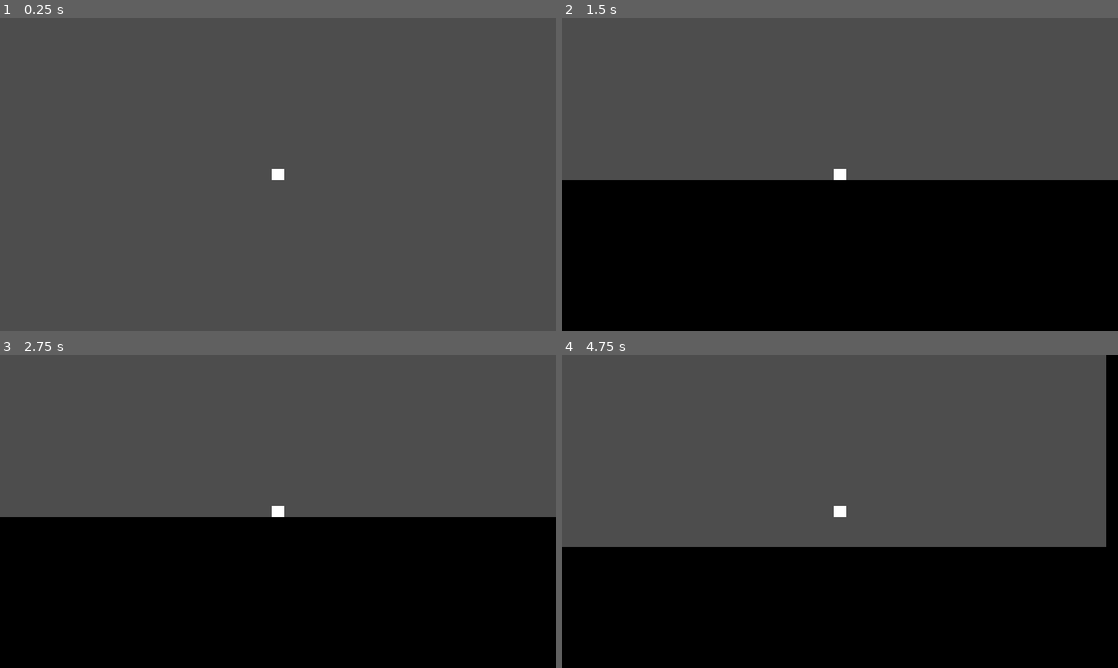
Above: before the commit, frames 1-4 (two rows, left to right).
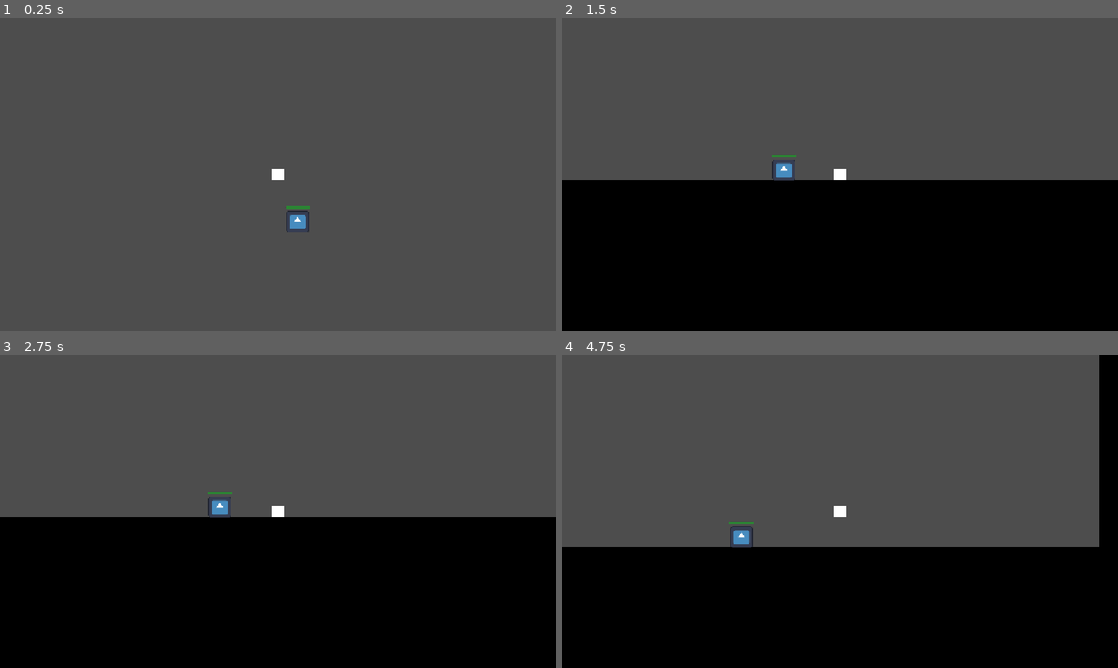
Above: after the commit, the same moments.

Repository: slowstate/love-is-dead
Game: Godot game, scene res://sandbox/sandbox.tscn
Two runs of this game, one before a commit and one after it. Both use one fixed random seed, a clock stepped at 60 frames per second and the inputs below. The project has no main scene, so this scene is started directly. The engine's default icon, where the game draws it, is replaced by a stand-in: a white triangle on a blue panel in a dark square.
Inputs:
- Up to frame 1 (0.25 s): no input
- Up to frame 2 (1.5 s): hold D (player_move_right) from 0.53 s (still down); tap I at 0.6, 1.35 s; tap Space (player_jump) at 0.77 s
- Up to frame 3 (2.75 s): tap Space (player_jump) at 1.52 s; release D (player_move_right) at 2.03 s; hold A (player_move_left) from 2.03 s (still down); tap I at 2.1 s
- Up to frame 4 (4.75 s): release A (player_move_left) at 2.78 s; hold D (player_move_right) 2.78-4.28 s; tap I at 2.85, 3.6, 4.35 s; tap Space (player_jump) at 3.02, 3.77, 4.52 s; hold A (player_move_left) from 4.28 s (still down)

The runs differ from the first frame. In frame 1, 0.2% of the frame differs, in the area x 51-56%, y 60-69%; in frame 2, 0.2%; in frame 3, 0.2%; in frame 4, 1.0%, in the area x 30-98%, y 0-62%.

Commit message:
Add enemy base class, add enemy sprite, add enemy chasing movement, add enemy health and health bars

Diff:
--- /dev/null
+++ b/love-is-dead/common/globals/global_constants.gd
@@ -0,0 +1,3 @@
+extends Node
+
+var gravity: float = 980.0
--- /dev/null
+++ b/love-is-dead/enemy/dummy/dummy.gd
@@ -0,0 +1 @@
+extends Enemy
--- /dev/null
+++ b/love-is-dead/enemy/dummy/dummy.tscn
@@ -0,0 +1,18 @@
+[gd_scene format=3 uid="uid://c201l8guxiqhp"]
+
+[ext_resource type="Script" uid="uid://d3dvf5uqhh6em" path="res://enemy/dummy/dummy.gd" id="1_k06qw"]
+[ext_resource type="Texture2D" uid="uid://b0pfxj0do2qk0" path="res://icon.svg" id="1_tgf5e"]
+
+[sub_resource type="RectangleShape2D" id="RectangleShape2D_k06qw"]
+size = Vector2(46, 42)
+
+[node name="Dummy" type="CharacterBody2D" unique_id=482613324]
+script = ExtResource("1_k06qw")
+metadata/_edit_group_ = true
+
+[node name="Sprite2D" type="Sprite2D" parent="." unique_id=296050147]
+scale = Vector2(0.375, 0.34375)
+texture = ExtResource("1_tgf5e")
+
+[node name="CollisionShape2D" type="CollisionShape2D" parent="." unique_id=615238693]
+shape = SubResource("RectangleShape2D_k06qw")
--- /dev/null
+++ b/love-is-dead/enemy/enemy.gd
@@ -0,0 +1,60 @@
+class_name Enemy
+extends CharacterBody2D
+
+@export var speed: float = 100.0
+@export var max_health: float = 100.0
+
+var current_health: float
+
+var player: CharacterBody2D
+var health_bar_template = preload("res://enemy/enemy_ui/enemy_health_bar.tscn")
+var health_bar: ProgressBar
+
+func _ready() -> void:
+	player = GlobalInstances.player
+	current_health = max_health
+	generate_ui()
+
+func _physics_process(delta: float) -> void:
+	_apply_gravity(delta)
+	chase_on_ground(player, delta)
+
+	move_and_slide()
+
+func _apply_gravity(delta: float) -> void:
+	if not is_on_floor():
+		velocity.y += GlobalConstants.gravity * delta
+
+
+func select_target(target: CharacterBody2D):
+	if target is CharacterBody2D:
+		var target_coordinates = Vector2(target.global_position)
+		return target_coordinates
+	else:
+		return global_position
+
+
+func chase_on_ground(target: CharacterBody2D, delta: float):
+	if target != null:
+		var chase_direction = sign(select_target(target).x - global_position.x)
+		velocity.x = chase_direction * speed
+
+
+func take_damage(damage: float):
+	if damage >= 0.0:
+		current_health -= damage
+		update_health_bar()
+		if current_health < 0:
+			current_health = 0
+			queue_free()
+
+
+func update_health_bar():
+	health_bar.value = current_health
+	health_bar.global_position = self.global_position + Vector2(0, -30) - health_bar.size / 2
+
+
+func generate_ui():
+	health_bar = health_bar_template.instantiate()
+	add_child(health_bar)
+	update_health_bar()
--- /dev/null
+++ b/love-is-dead/enemy/enemy_ui/enemy_health_bar.tscn
@@ -0,0 +1,18 @@
+[gd_scene format=3 uid="uid://dq4egh1tw0vis"]
+
+[sub_resource type="StyleBoxFlat" id="StyleBoxFlat_bf68d"]
+bg_color = Color(0.16720894, 0.5217759, 0.19973361, 1)
+
+[node name="EnemyHealthBar" type="ProgressBar" unique_id=1569891756]
+anchors_preset = 7
+anchor_left = 0.5
+anchor_top = 1.0
+anchor_right = 0.5
+anchor_bottom = 1.0
+offset_left = -25.0
+offset_top = -5.0
+offset_right = 25.0
+grow_horizontal = 2
+grow_vertical = 0
+theme_override_styles/fill = SubResource("StyleBoxFlat_bf68d")
+show_percentage = false
--- a/love-is-dead/player/player.gd
+++ b/love-is-dead/player/player.gd
@@ -10,7 +10,6 @@
 @export var jump_velocity: float = -400.0
 @export var extra_jumps: int = 0
 
-var _gravity: float = 980.0
 var _jumps_remaining: int = 0
 
 
@@ -29,7 +28,7 @@
 # --- Movement ----------------------------------------------------------------
 func _apply_gravity(delta: float) -> void:
 	if not is_on_floor():
-		velocity.y += _gravity * delta
+		velocity.y += GlobalConstants.gravity * delta
 
 
 func _handle_jump() -> void:
--- a/love-is-dead/project.godot
+++ b/love-is-dead/project.godot
@@ -17,6 +17,7 @@
 [autoload]
 
 GlobalInstances="*uid://dq22byhugnkpy"
+GlobalConstants="*uid://c178cuej6ijq0"
 
 [display]
 
--- a/love-is-dead/sandbox/sandbox.tscn
+++ b/love-is-dead/sandbox/sandbox.tscn
@@ -1,6 +1,7 @@
 [gd_scene format=3 uid="uid://b1b8k16nahj2v"]
 
 [ext_resource type="PackedScene" uid="uid://5ti12df0l4tp" path="res://player/player.tscn" id="1_vos54"]
+[ext_resource type="PackedScene" uid="uid://c201l8guxiqhp" path="res://enemy/dummy/dummy.tscn" id="2_6gs2s"]
 
 [sub_resource type="Gradient" id="Gradient_q3tir"]
 offsets = PackedFloat32Array(0)
@@ -62,3 +63,6 @@
 shape = SubResource("WorldBoundaryShape2D_q3tir")
 
 [node name="Player" parent="." unique_id=1520943966 instance=ExtResource("1_vos54")]
+
+[node name="Dummy" parent="." unique_id=482613324 instance=ExtResource("2_6gs2s")]
+position = Vector2(64, 98)
Not shown, added: love-is-dead/common/globals/global_constants.gd.uid
Not shown, added: love-is-dead/enemy/dummy/dummy.gd.uid
Not shown, added: love-is-dead/enemy/enemy.gd.uid
Not shown, added: love-is-dead/enemy/dummy/dummy.tscn5838163676.tmp
